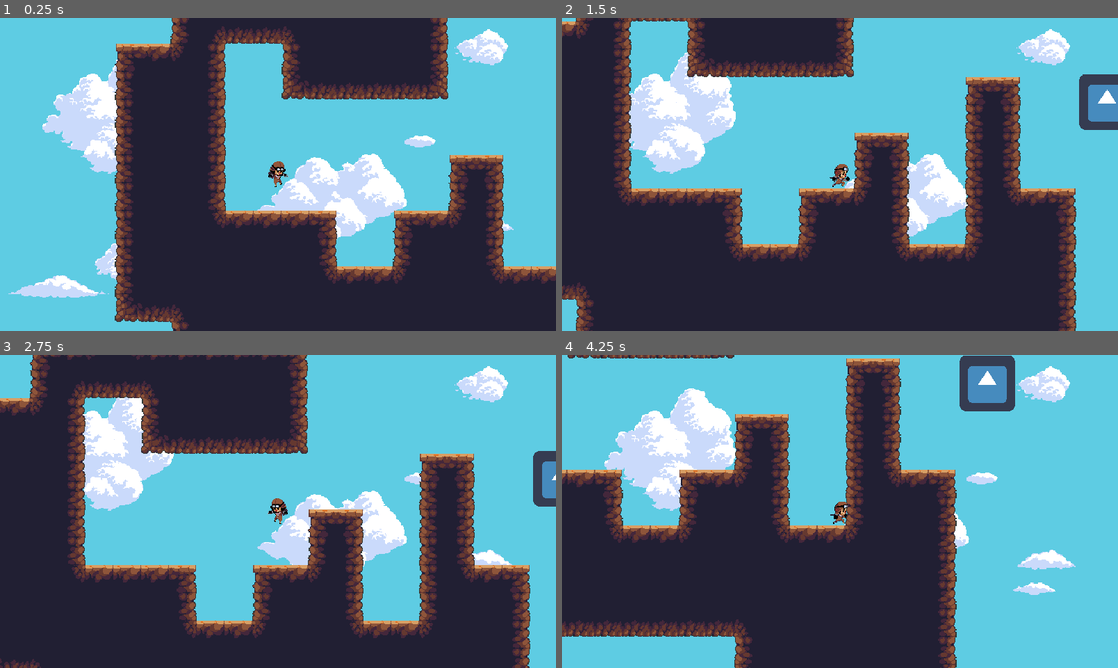
Above: before the commit, frames 1-4 (two rows, left to right).
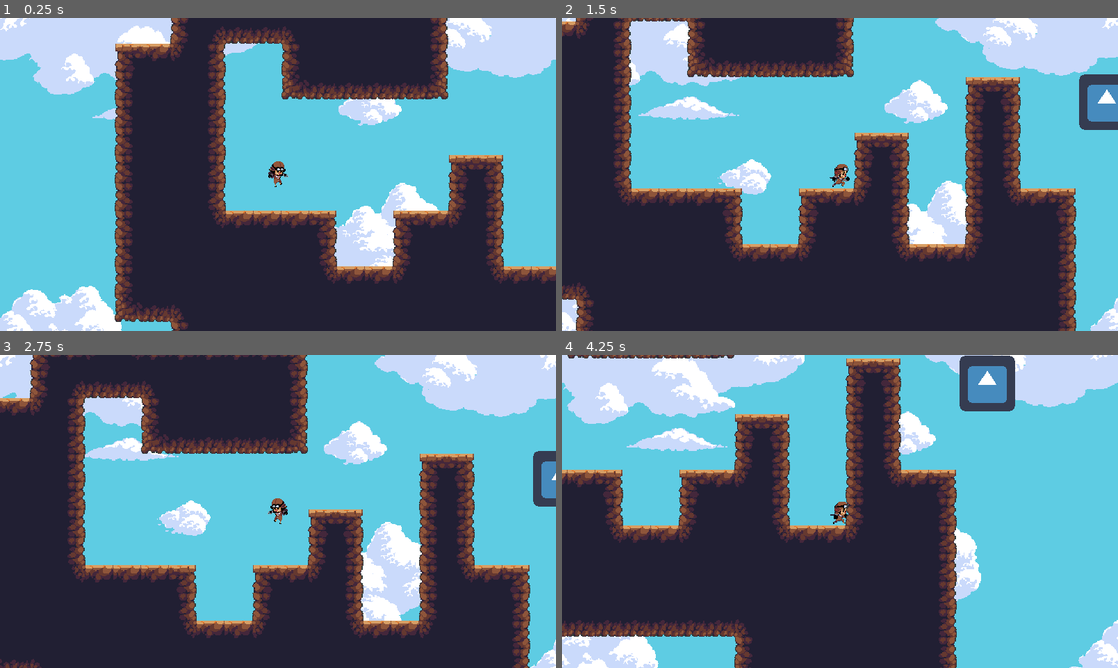
Above: after the commit, the same moments.

Repository: guillaumepn/test-godot
Game: Godot game, scene res://World.tscn
Same seed, same stepped clock (60 frames per second), same inputs: the game is played once before the commit and once after it. The engine's default icon, where the game draws it, is replaced by a stand-in: a white triangle on a blue panel in a dark square.
Inputs:
- Up to frame 1 (0.25 s): no input
- Up to frame 2 (1.5 s): hold Right (ui_right) from 0.53 s (still down); tap Up (ui_up) at 0.77 s
- Up to frame 3 (2.75 s): tap Up (ui_up) at 1.52 s; release Right (ui_right) at 2.03 s; hold Left (ui_left) from 2.03 s (still down)
- Up to frame 4 (4.25 s): release Left (ui_left) at 2.78 s; hold Right (ui_right) from 2.78 s (still down); tap Up (ui_up) at 3.02, 3.77 s

The runs differ from the first frame. In frame 1, 22% of the frame differs, in the area x 0-100%, y 0-100%; in frame 2, 15%; in frame 3, 17%; in frame 4, 18%.

Commit message:
fix texture tearing when camera moves + soft parallax camera effect

Diff:
--- a/Player.tscn
+++ b/Player.tscn
@@ -91,6 +91,7 @@
 editor_draw_screen = true
 editor_draw_limits = false
 editor_draw_drag_margin = false
+_sections_unfolded = [ "Smoothing" ]
 
 [node name="ParallaxBackground" type="ParallaxBackground" parent="." index="3"]
 
@@ -106,7 +107,14 @@
 scroll_limit_end = Vector2( 0, 0 )
 scroll_ignore_camera_zoom = false
 
-[node name="Sky" type="Sprite" parent="ParallaxBackground" index="0"]
+[node name="ParallaxLayer" type="ParallaxLayer" parent="ParallaxBackground" index="0"]
+
+motion_scale = Vector2( 0.1, 0.1 )
+motion_offset = Vector2( 0, 0 )
+motion_mirroring = Vector2( 640, 640 )
+_sections_unfolded = [ "Motion", "Transform" ]
+
+[node name="Sky" type="Sprite" parent="ParallaxBackground/ParallaxLayer" index="0"]
 
 texture = ExtResource( 11 )
 centered = false
--- a/project.godot
+++ b/project.godot
@@ -25,4 +25,5 @@
 
 [rendering]
 
+quality/2d/use_pixel_snap=true
 environment/default_environment="res://default_env.tres"
